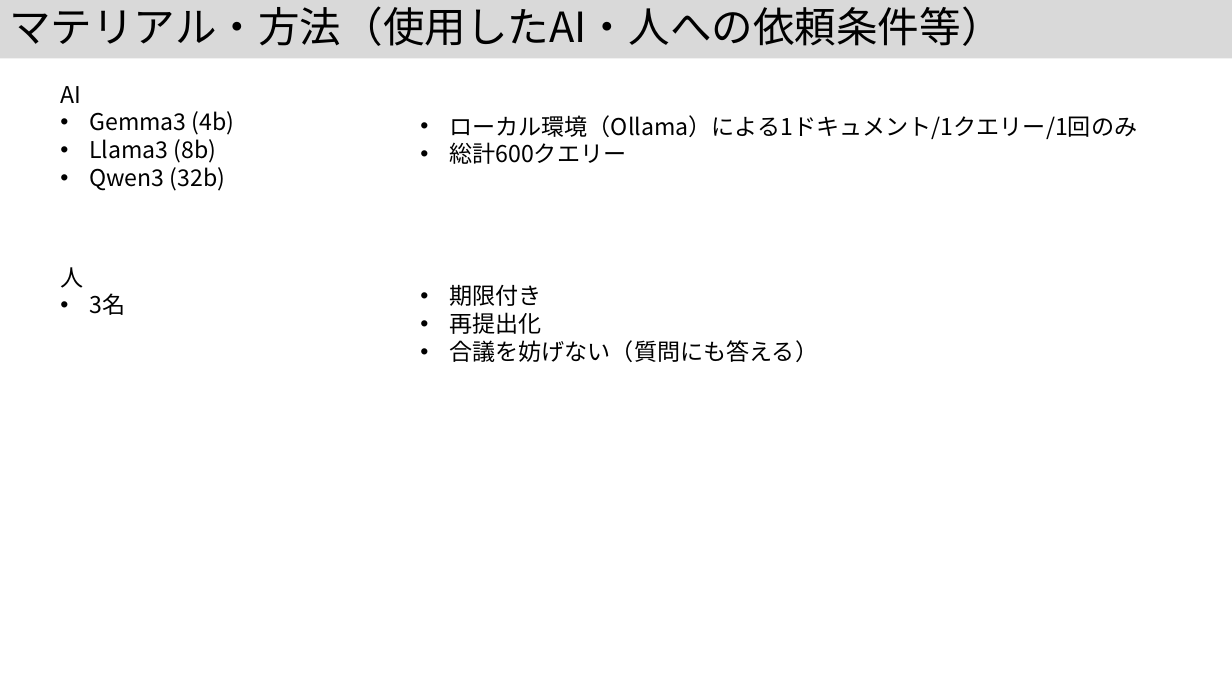
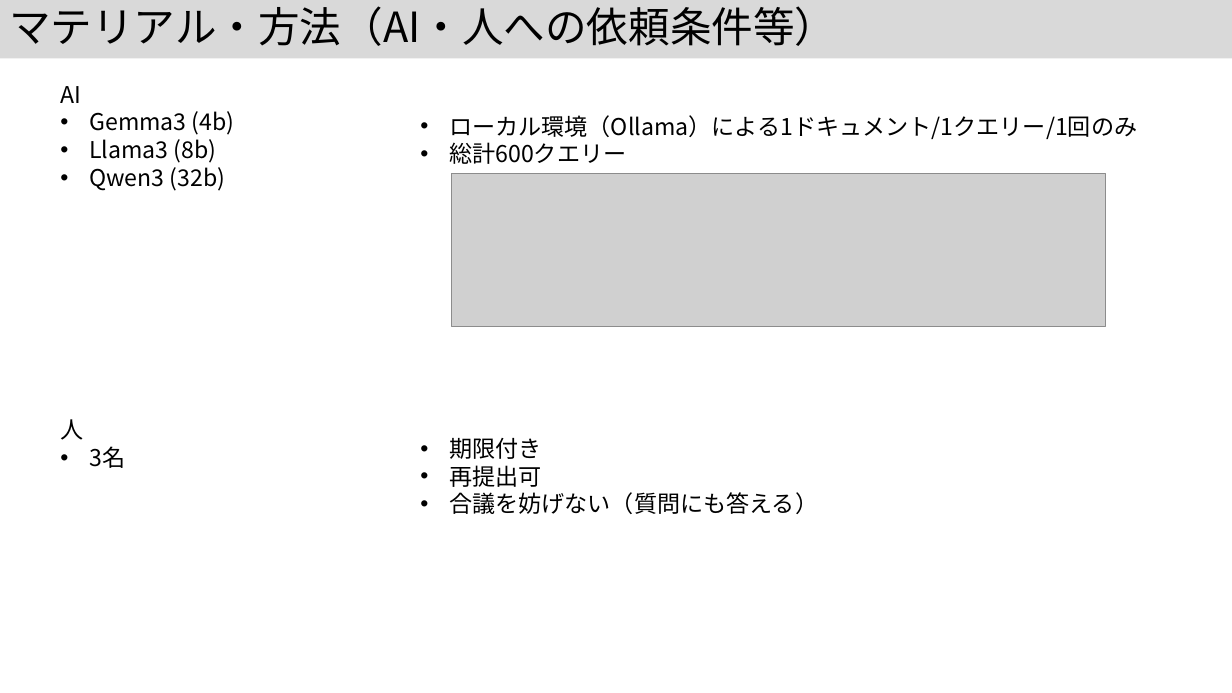
Before and after one commit to kouamano/nihongo-region-name-extract, a slide deck: slide 10 of jsik2026taikai.pptx. Drawn at 1232x693 pixels with LibreOffice and Linux fonts; fonts in the diff are those of the drawing; grey boxes stand for pictures. Boxes give left, top, right and bottom in pixels: in the first picture for what was removed or moved away, otherwise in the second. Text is boxed around its words. In the diff, an @@ line names an element or a change of style, - is before the commit and + after.

Commit message:
add

```diff
--- a/jsik2026taikai.pptx
+++ b/jsik2026taikai.pptx
@@ title at (x1=9, y1=6, x2=836, y2=46): text changed @@
-マテリアル・方法（使用したAI・人への依頼条件等）
+マテリアル・方法（AI・人への依頼条件等）
@@ picture added at (x1=452, y1=173, x2=1105, y2=326) @@
@@ text "人" moved from (x1=60, y1=267, x2=125, y2=315) to (x1=60, y1=419, x2=125, y2=468) @@
@@ text "期限付き" moved from (x1=449, y1=285, x2=818, y2=362) to (x1=449, y1=438, x2=818, y2=514) @@
@@ text at (x1=449, y1=465, x2=541, y2=487): text changed @@
-• 再提出化
+• 再提出可
```
Also in this commit, not shown: 2 other slides changed.
